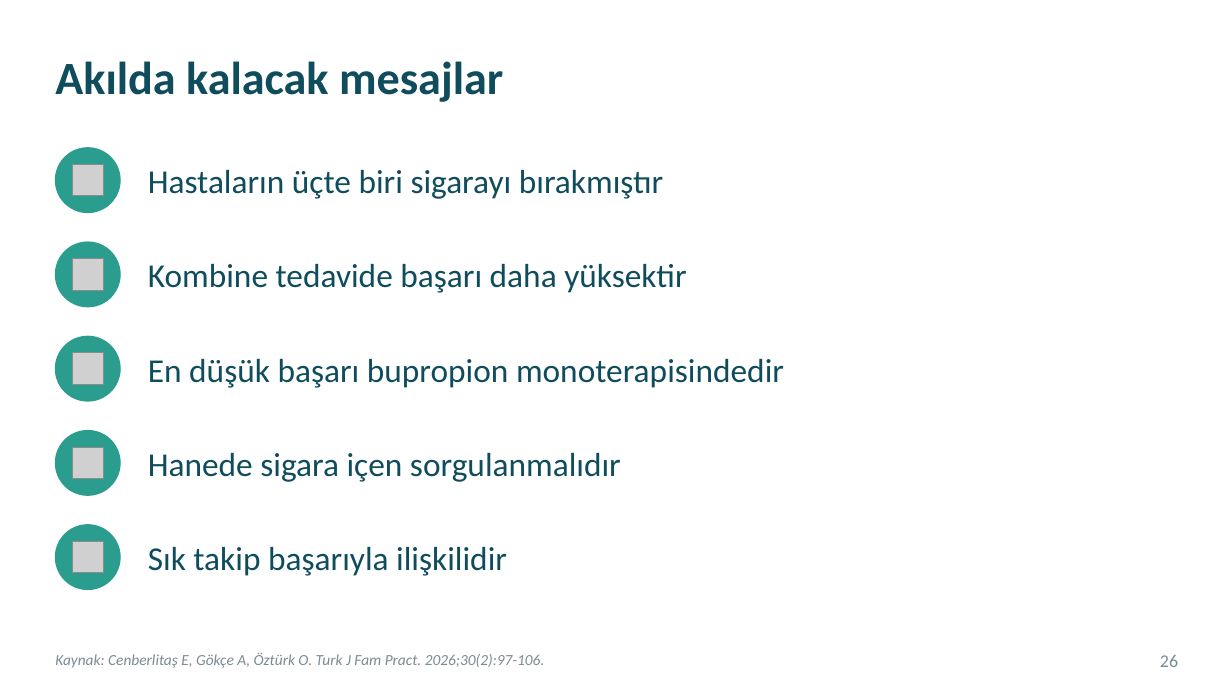
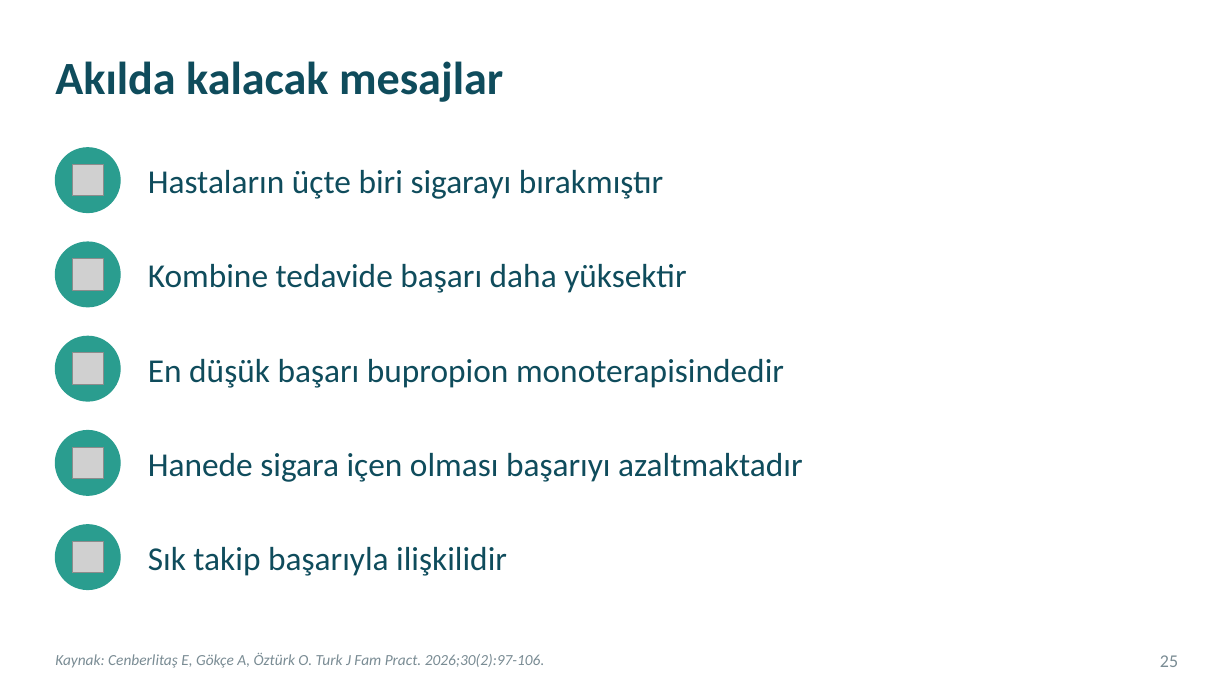
Before and after one commit to kiranahmet/Claude, a slide deck: slide 25 of Sunumlar/Makale_Sunumu_Sigara_Birakma.pptx (slide 26 before the commit). Drawn at 1232x693 pixels with LibreOffice and Linux fonts; fonts in the diff are those of the drawing; grey boxes stand for pictures. Boxes give left, top, right and bottom in pixels: in the first picture for what was removed or moved away, otherwise in the second. Text is boxed around its words. In the diff, an @@ line names an element or a change of style, - is before the commit and + after.

```diff
--- a/Sunumlar/Makale_Sunumu_Sigara_Birakma.pptx
+++ b/Sunumlar/Makale_Sunumu_Sigara_Birakma.pptx
@@ text at <box>148,453,803,482</box>: text changed @@
-Hanede sigara içen sorgulanmalıdır
+Hanede sigara içen olması başarıyı azaltmaktadır
@@ page number at <box>1160,655,1178,667</box>: text changed @@
-26
+25
```
Also in this commit, not shown: 8 other slides changed, 1 slide removed, 1 other file.
